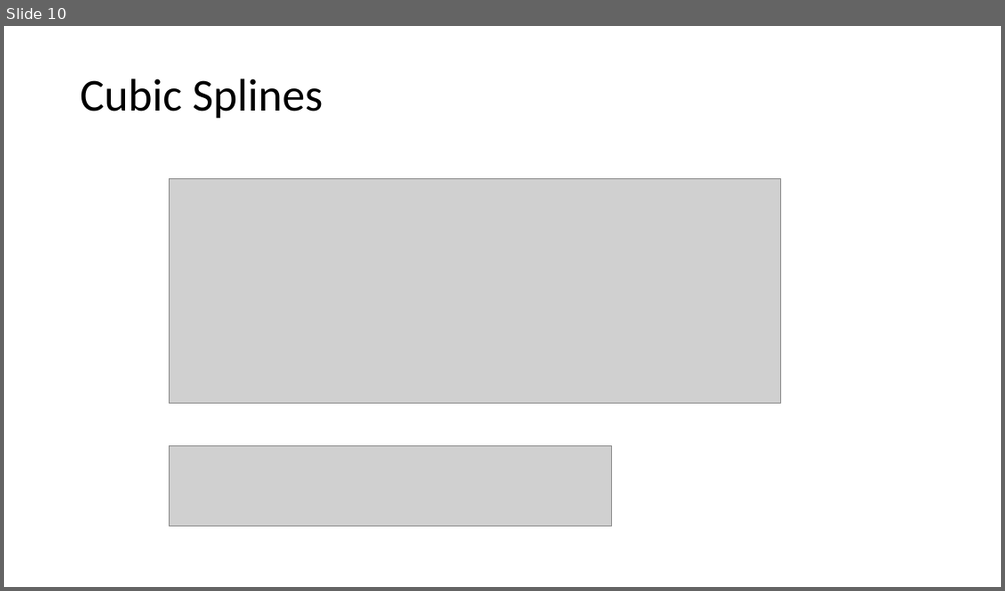
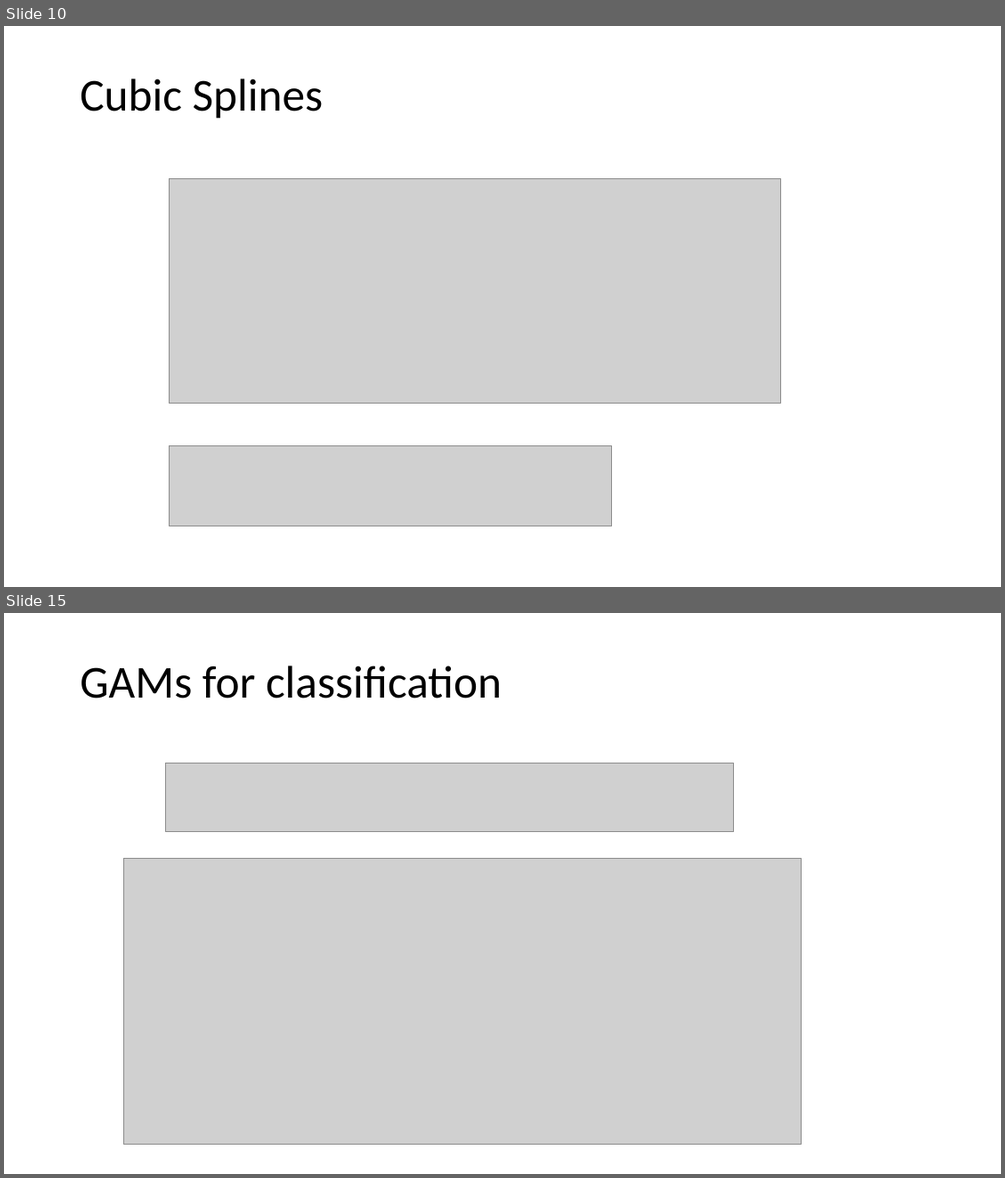
Before and after one commit to tianzheng4/tianzheng4.github.io, a slide deck: _umkc-teaching/slides/Lecture8.pptx. Shown one above the other, each under a label of ours: slide 10 before the commit, slides 10 and 15 after it; the slides between them are not shown. The pictures are 1005x591 and 1005x1178 pixels, drawn with LibreOffice and Linux fonts; fonts in the diff are those of the drawing; grey boxes stand for pictures. Boxes give left, top, right and bottom in pixels: in the first picture for what was removed or moved away, otherwise in the second. Text is boxed around its words. In the diff, an @@ line names an element or a change of style, - is before the commit and + after.

```diff
--- a/_umkc-teaching/slides/Lecture8.pptx
+++ b/_umkc-teaching/slides/Lecture8.pptx
@@ slide 15 added at box(4, 613, 1001, 1174), background #FFFFFF @@
@@ title added at box(80, 666, 502, 698), 44 pt, text #000000 @@
+GAMs for classification
@@ picture added at box(165, 763, 733, 831) @@
@@ picture added at box(123, 859, 801, 1144) @@
```
Also in this commit, not shown: 6 other slides added.
